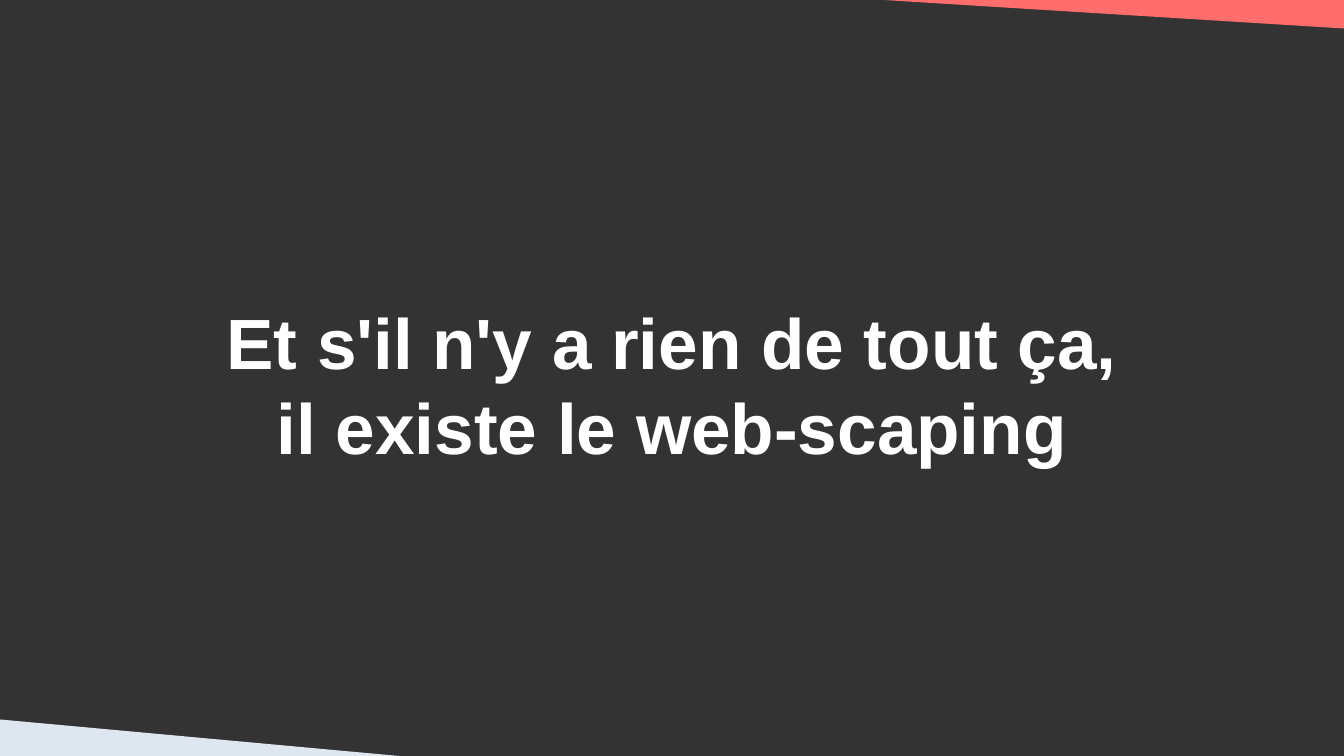
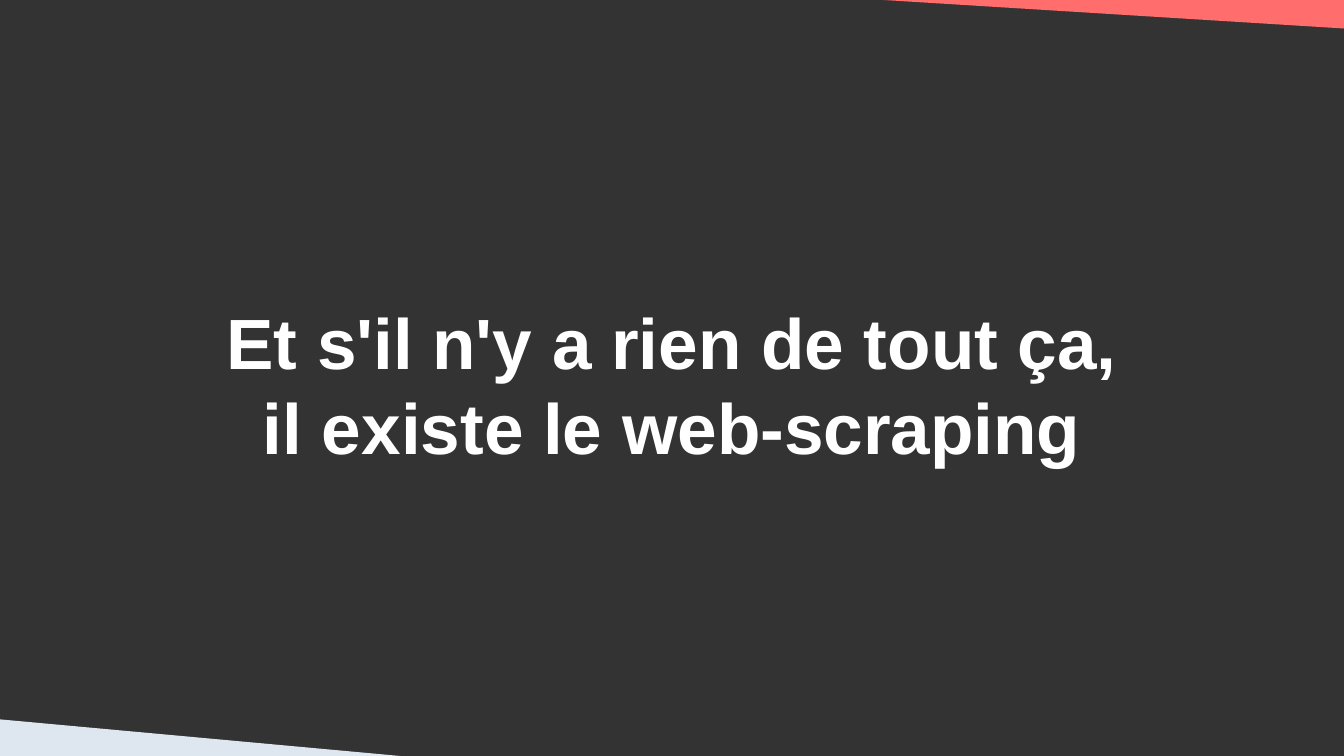
Before and after one commit to DanYellow/cours, a slide deck: slide 5 of data-journalisme-s4/travaux-pratiques/numero-2/presentation.odp. Drawn at 1344x756 pixels with LibreOffice and Linux fonts; fonts in the diff are those of the drawing. Boxes give left, top, right and bottom in pixels: in the first picture for what was removed or moved away, otherwise in the second. Text is boxed around its words. In the diff, an @@ line names an element or a change of style, - is before the commit and + after.

```diff
--- a/data-journalisme-s4/travaux-pratiques/numero-2/presentation.odp
+++ b/data-journalisme-s4/travaux-pratiques/numero-2/presentation.odp
@@ title at box(226, 317, 1117, 468): text changed @@
-Et s'il n'y a rien de tout ça,
-il existe le web-scaping
+Et s'il n'y a rien de tout ça,
+il existe le web-scraping
```
Also in this commit, not shown: 5 other slides changed, 1 other file.
